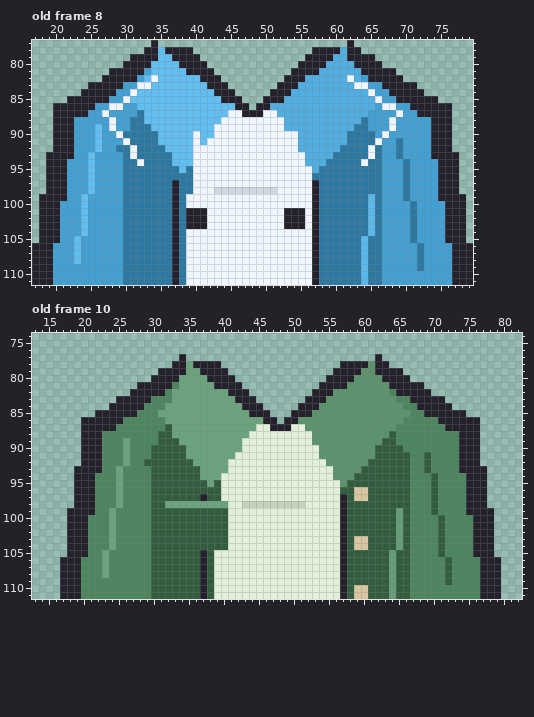
Edited in one commit: pixel-art file (artifacts/mundinho/libresprite/portraits/portrait-outfit.ase). The picture above was drawn from the file before the commit.
96x112 pixels, 12 frames. Colours within 5 levels of each other are drawn and written as one. Shown: old frame 8: x 17..79, y 77..111; old frame 10: x 13..82, y 74..111. The commit also changed other frames, which this record leaves out.
Now the later version:
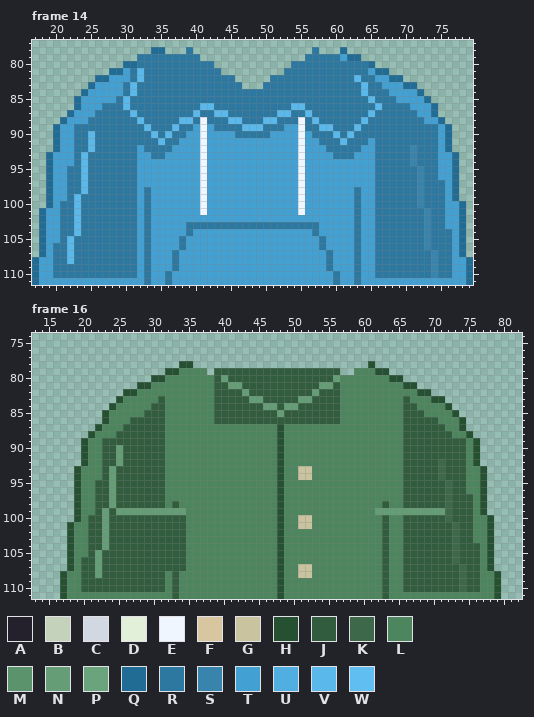
Palette (. is transparent): A #24212c  B #c4d2bb  C #d2d8e1  D #e2f0d9  E #f0f6ff  F #d8c6a0  G #c9c3a0  H #255132  J #315d3e  K #3d694a  L #4d855e  M #5b936c  N #659d76  P #6ba37c  Q #206c94  R #2c78a0  S #3884ac  T #42a0d3  U #50aee1  V #5ab8eb  W #60bef1
A new or re-ordered frame is compared with the old frame closest to it.
The edit:
frames 12 -> 24
Changed rows in their new state; - is an unchanged pixel.
Frame 14 is new; against old frame 8:
first column x 17:
 77 -----------------.---------------------------.-----------------
 78 ----------------.QQ...R-----------------R...Q..----------------
 79 --------------.RRRRRRRRR---------------RRRRRTQQ..--------------
 80 -------------QQRRRRRRRRRRR-----------RRRRRRRRRRRQ.-------------
 81 -----------QQTRVRRRRRRRRRRR---------RRRRRRRRRRRRTQQ.-----------
 82 ---------QQTTTRVRRRRRRRRRRRRR-----RRRRRRRRRRRRVRRTTQQ----------
 83 --------QTTTTRVRRRRRRRRRRRRRRR---RRRRRRRRRRRRRRVRRTTTQQ--------
 84 -------QTTTT-RVRRRRRRRRRRRRRRRRRRRRRRRRRRRRRRRRVRRRTTTTQ-------
 85 -----.QTTTT-RVRRRRRRRRRRRRRRRRRRRRRRRRRRRRRRRRRRVRRRTTTTQ.-----
 86 ---...QTT-RRRVRRRRRRRRRRVVRRRRRRRRRRRVVRRRRRRRRRRVRRRRTTTQ..---
 87 ---..QTT-RRRRRV-RRRRRRRVRRVVRRRRRRRVVRRVRRRRRRRRVRRRRRRTTQ..---
 88 ---.QT--RRRRRR-VRRRRRVVRERRRVVRRRVVRRRERVRRRRRRVRRRRRRRR-TQ.---
 89 ---QTTRRRRRRRR--VRRRVRRTETRRRRVVVRRRTTERRVVRRRV-RRRRRRRRRRTQ---
 90 ---QTTRRVRRRR----VRVRRTTETTTTRRRRRTTTTETRRRVRV---RRRRRRRRRTQ---
 91 ---QTTRRVRRRRR----VRRTTTETTTTTTTTTTTTTETTRRRV---TRRR-RRRRRTQ---
 92 ---QTTRRVRRR--RT---RTTTT-TTTTTTTTTTTTTETTTRR---TT-RR-RSRRRTQ---
 93 --QTTTRVRRRRR-RTT--TTTTT-TTTTTTTTTTTTT-TTTT---TTT-RR-RSRRRTTQ--
 94 --QTT-RVRRRRR--TTTTTTTTT-TTTTTTTTTTTTT-TTTTTTTTTT-RRR-SRRRTTQ--
 95 --QTTRRVRRRRR--TTTTTTTTT-TTTTTTTTTTTTT-TTTTTTTTTT-RRR-RSRRTTQ--
 96 --QTTRRVRRRRR--TTTTTTTTT-TTTTTTTTTTTTT-TTTTTTTTTT-RRR-RSRRTTQ--
 97 --QTTRRVRRRRR--TTTTTTTTT-TTTTTTTTTTTTT-TTTTTTTTTT-RRR-RSRRRTQ--
 98 --QTTRRVRRRRR--T-TTTTTTT-TTTTTTTTTTTTT-TTTTTTT-TT-RRR-RSRRRTQ--
 99 -.QTTRVRRRRRR--T-TTTTTTT-TTTTTTTTTTTTT-TTTTTTT-TT-RRR-RSRRRTQ.-
100 -.QTRRVRRRRRR--T-TTTTTTT-TTTTTTTTTTTTT-TTTTTTT-TT-RRRR-SRRRTTQ-
101 -QTTRRVRRRRRR--T-TTTTTTTETTTTTTTTTTTTTETTTTTTT-TT-RRRR-RSRRTTQ-
102 -QTTRRVRRRRRR--T-TTTTTTTTTTTTTTTTTTTTTTTTTTTTT-TT-RRRR-RSRRTTQ-
103 -QTTRRVRRRRRR--T-TTTTTRRRRRRRRRRRRRRRRRRRTTTTT-TT-RRRR-RSRRTTQ-
104 -QTTRRVRRRRRR--T-TTTTTRTTTTTTTTTTTTTTTTTRTTTTT-TT-RRRR-RSRRRTQ-
105 -QTTRVRRRRRRR--T-TTTT-TTTTTTTTTTTTTTTTTTT-TTTT-TT-RRRR-RSRRRTQ-
106 .QTRRVRRRRRRR--T-TTTT-TTTTTTTTTTTTTTTTTTT-TTTT-TT-RRRRR-SRRRTQ.
107 .QTRRVRRRRRRR--T-TTTRTTTTTTTTTTTTTTTTTTTTT-TTT-TT-RRRRR-RSRRTQ.
108 QTTRRVRRRRRRR--T-TTTRTTTTTTTTTTTTTTTTTTTTT-TTT-TT-RRRRR-RSRRTTQ
109 QTTRRRRRRRRRR--T-TTTRTTTTTTTTTTTTTTTTTTTTT-TTT-TT-RRRRR-RSRRTTQ
110 QTTRRRRRRRRRR--T-TT-TTTTTTTTTTTTTTTTTTTTTTT-TT-TT-RRRRRRRSRRTTQ
111 QTT----------TTT-TT-TTTTTTTTTTTTTTTTTTTTTTT-TT-TTT----------TTQ
Frame 16 is new; against old frame 10:
first column x 17:
 77 -----------------.---------------------------.-----------------
 78 ----------------.HH....-----------------....H..----------------
 79 --------------.HHLLLL.JJJJJJJJJJJJJJJJJJ..LLLHH..--------------
 80 -------------HHLLLLLLLJNJJJJJJJJJJJJJJJNLLLLLLLHH.-------------
 81 -----------HHLLL-LLLLLJJNNJJJJJJJJJJJNNJLLLLLLLLLHH.-----------
 82 ---------HHLLLL-LLLLLLJJJJNJJJJJJJJJNJJJLLLLLLL-LLLHH----------
 83 --------HLLLL-J-LLLLLLJJJJJNNJJJJJNNJJJJLLLLLLLL-JLLLHH--------
 84 -------HLLLL-JJLLLLLLLJJJJJJJNNJNNJJJJJJLLLLLLLLLJJLLLLH-------
 85 -----.HLLLL-JJJLLLLLLLJJJJJJJJJNJJJJJJJJLLLLLLLLLJJJLLLLH.-----
 86 ---...HLL-JJJJJLLLLLLLJJJJJJJJJJJJJJJJJJLLLLLLLLLJJJJJLLLH..---
 87 ---..HLL-JJJJJJLLLLLLLLLLLLLLLLHLLLLLLLLLLLLLLLL-JJJJJJLLH..---
 88 ---.HL--JJJJJJ-LLLLLLLLLLLLLLLLHLLLLLLLLLLLLLLLL-JJJJJJJ-LH.---
 89 ---HLLJJJJJJJJ-LLLLLLLLLLLLLLLLHLLLLLLLLLLLLLLLL-JJJJJJJJJLH---
 90 ---HLLJJNJJJJ--LLLLLLLLLLLLLLLLHLLLLLLLLLLLLLLLLLJJJJJJJJJLH---
 91 ---HLLJJNJJJJ--LLLLLLLLLLLLLLLLHLLLLLLLLLLLLLLLLL-JJ-JJJJJLH---
 92 ---HLLJJNJJJ---LLLLLLLLLLLLLLLLHLLLLLLLLLLLLLLLLL-JJ-JKJJJLH---
 93 --HLLLJNJJJJJ--LLLLLLLLLLLLLLLLHLLGGLLLLLLLLLLLLL-JJ-JKJJJLLH--
 94 --HLL-JNJJJJJ--LLLLLLLLLLLLLLLLHLLGGLLLLLLLLLLLLL-JJJ-KJJJLLH--
 95 --HLLJJNJJJJJ--LLLLLLLLLLLLLLLLHLLLLLLLLLLLLLLLLL-JJJ-JKJJLLH--
 96 --HLLJJNJJJJJ--LLLLLLLLLLLLLLLLHLLLLLLLLLLLLLLLLL-JJJ-JKJJLLH--
 97 --HLLJJNJJJJJ--LLLLLLLLLLLLLLLLHLLLLLLLLLLLLLLLLL-JJJ-JKJJJLH--
 98 --HLLJJNJJJJJ--LJLLLLLLLLLLLLLLHLLLLLLLLLLLLLL-LL-JJJ-JKJJJLH--
 99 -.HLLJNJNNNNNNNNNNLLLLLLLLLLLLLHLLLLLLLLLLLLLNNN-NNNNNNKJJJLH.-
100 -.HLJJNJJJJJJ-----LLLLLLLLLLLLLHLLGGLLLLLLLLLL-LL-JJJJ-KJJJLLH-
101 -HLLJJNJJJJJJ-----LLLLLLLLLLLLLHLLGGLLLLLLLLLL-LL-JJJJ-JKJJLLH-
102 -HLLJJNJJJJJJ-----LLLLLLLLLLLLLHLLLLLLLLLLLLLL-LL-JJJJ-JKJJLLH-
103 -HLLJJNJJJJJJ-----LLLLLLLLLLLLLHLLLLLLLLLLLLLL-LL-JJJJ-JKJJLLH-
104 -HLLJJNJJJJJJ-----LLLLLLLLLLLLLHLLLLLLLLLLLLLL-LL-JJJJ-JKJJJLH-
105 -HLLJNJJJJJJJ-----LLLLLLLLLLLLLHLLLLLLLLLLLLLL-LL-JJJJ-JKJJJLH-
106 .HLJJNJJJJJJJ-----LLLLLLLLLLLLLHLLLLLLLLLLLLLL-LL-JJJJJ-KJJJLH.
107 .HLJJNJJJJJJJ-----LLLLLLLLLLLLLHLLGGLLLLLLLLLL-LL-JJJJJ-JKJJLH.
108 HLLJJNJJJJJJJ--L-LLLLLLLLLLLLLLHLLGGLLLLLLLLLL-LL-JJJJJ-JKJJLLH
109 HLLJJJJJJJJJJ--L-LLLLLLLLLLLLLLHLLLLLLLLLLLLLL-LL-JJJJJ-JKJJLLH
110 HLLJJJJJJJJJJ--L-LLLLLLLLLLLLLLHLLLLLLLLLLLLLL-LL-JJJJJJJKJJLLH
111 HLL----------LLL-LLLLLLLLLLLLLLHLLLLLLLLLLLLLL-LLL----------LLH
